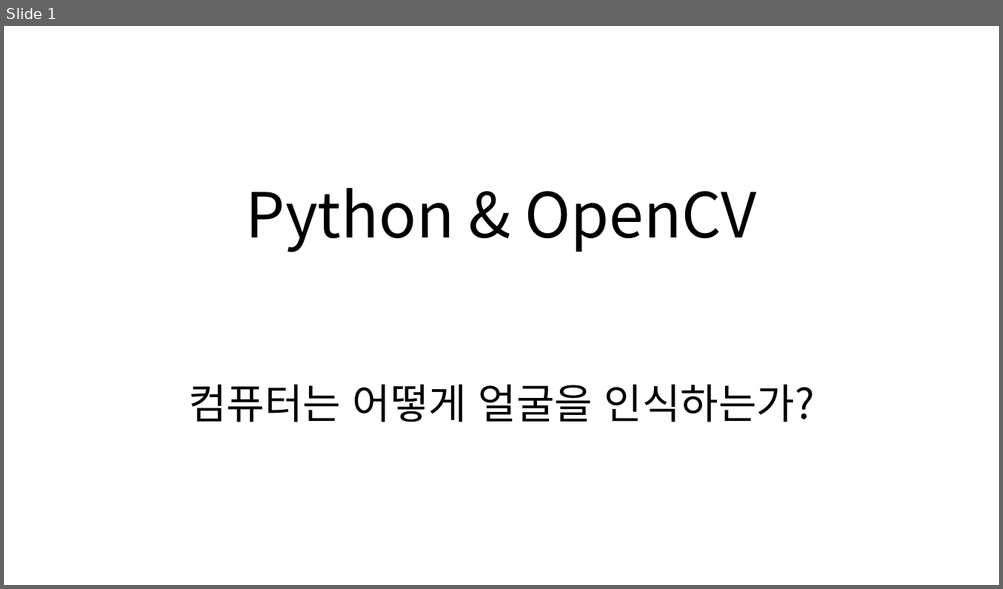
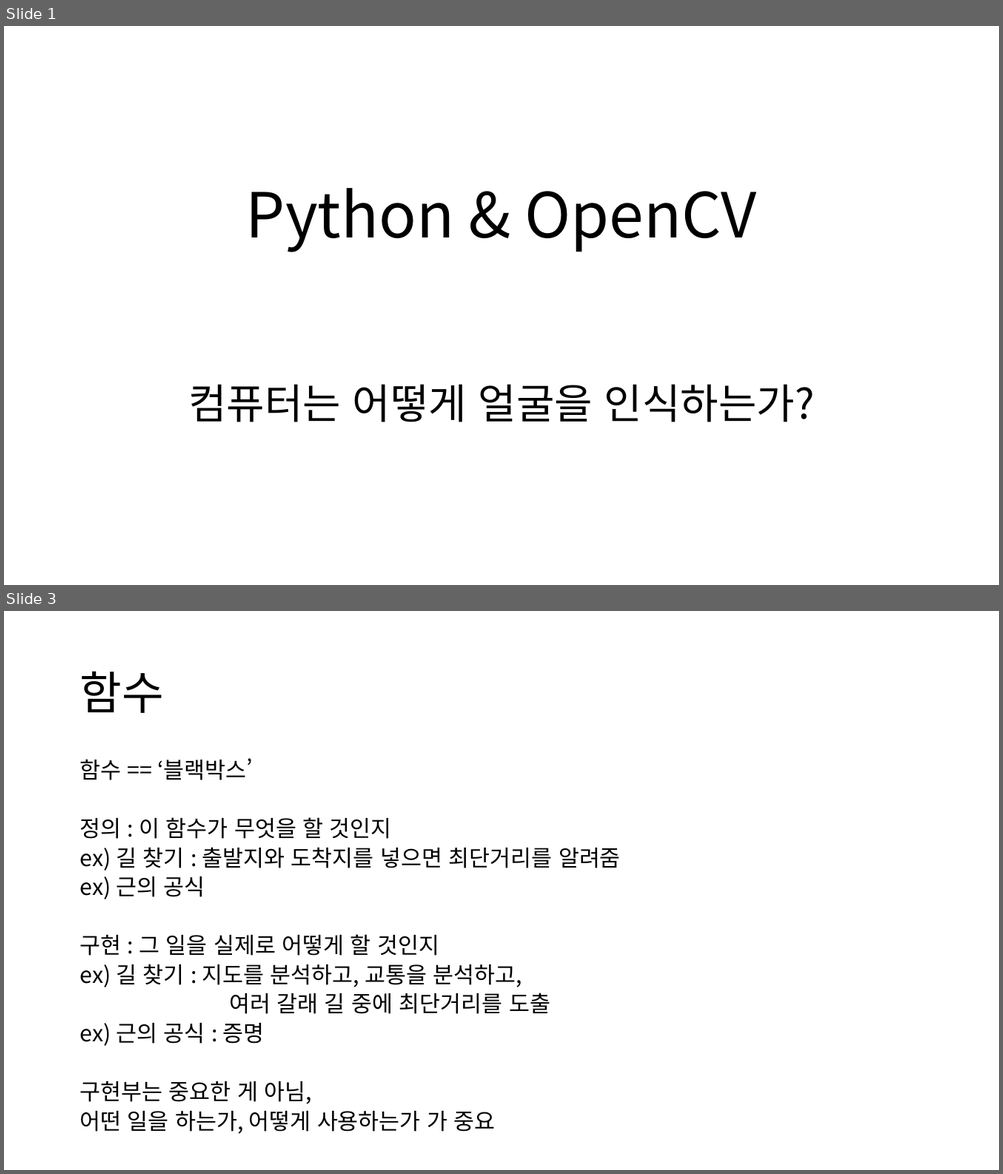
Before and after one commit to SeongYil/ym, a slide deck: 3주차/3주차.pptx. Shown one above the other, each under a label of ours: slide 1 before the commit, slides 1 and 3 after it; the slides between them are not shown. The pictures are 1003x589 and 1003x1174 pixels, drawn with LibreOffice and Linux fonts; fonts in the diff are those of the drawing. Boxes give left, top, right and bottom in pixels: in the first picture for what was removed or moved away, otherwise in the second. Text is boxed around its words. In the diff, an @@ line names an element or a change of style, - is before the commit and + after.

```diff
--- a/3주차/3주차.pptx
+++ b/3주차/3주차.pptx
@@ slide 3 added at bbox=[4, 611, 999, 1170], background #FFFFFF @@
@@ title added at bbox=[79, 671, 163, 713], 44 pt, text #000000 @@
+함수
@@ text added at bbox=[79, 758, 620, 1134], 21.7 pt, text #000000 @@
+함수 == ‘블랙박스’
+정의 : 이 함수가 무엇을 할 것인지
+ex) 길 찾기 : 출발지와 도착지를 넣으면 최단거리를 알려줌
+ex) 근의 공식
+구현 : 그 일을 실제로 어떻게 할 것인지
+ex) 길 찾기 : 지도를 분석하고, 교통을 분석하고,
+여러 갈래 길 중에 최단거리를 도출
+ex) 근의 공식 : 증명
+구현부는 중요한 게 아님,
+어떤 일을 하는가, 어떻게 사용하는가 가 중요
```
Also in this commit, not shown: 6 other slides added, 7 other files.
